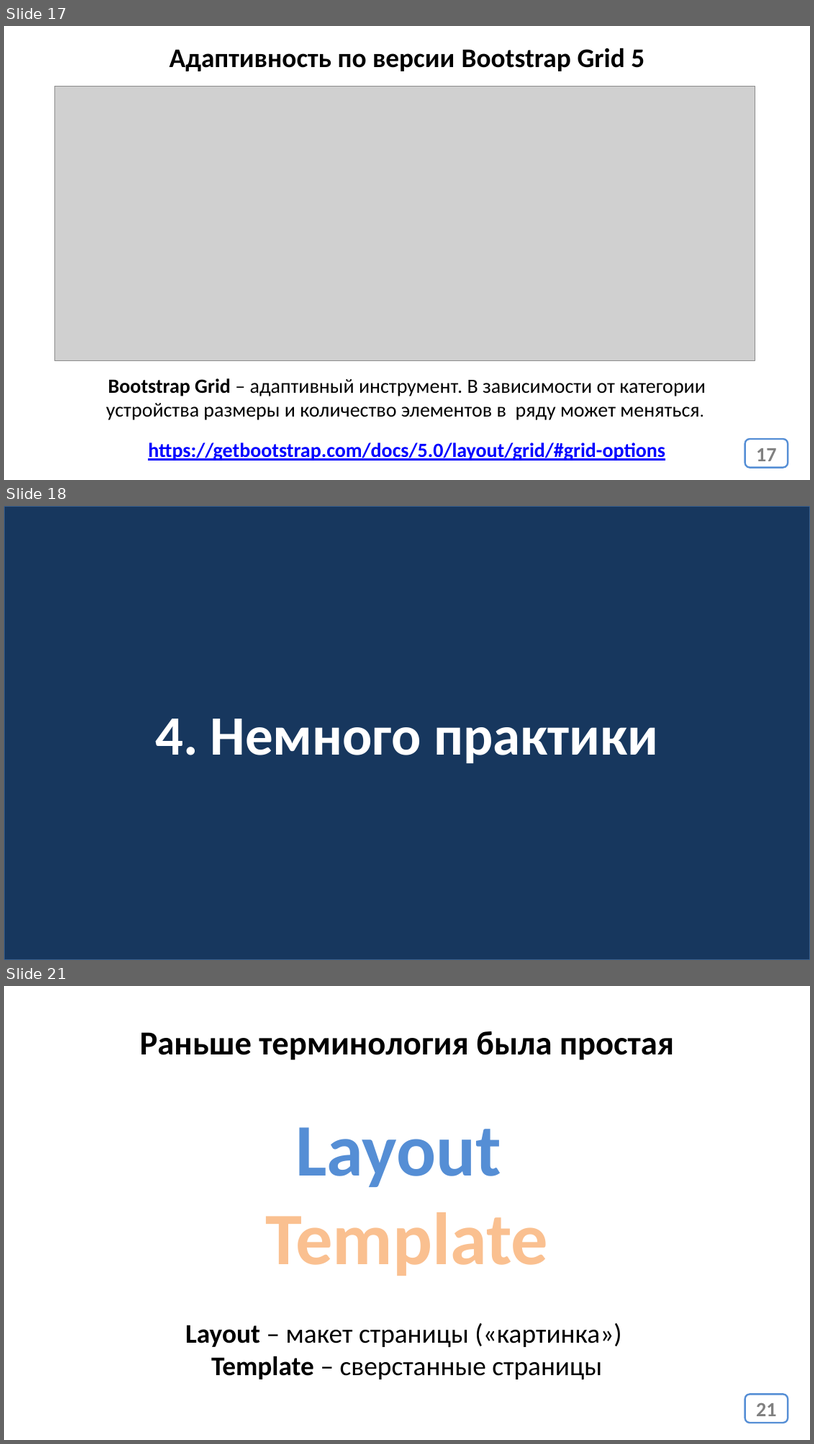
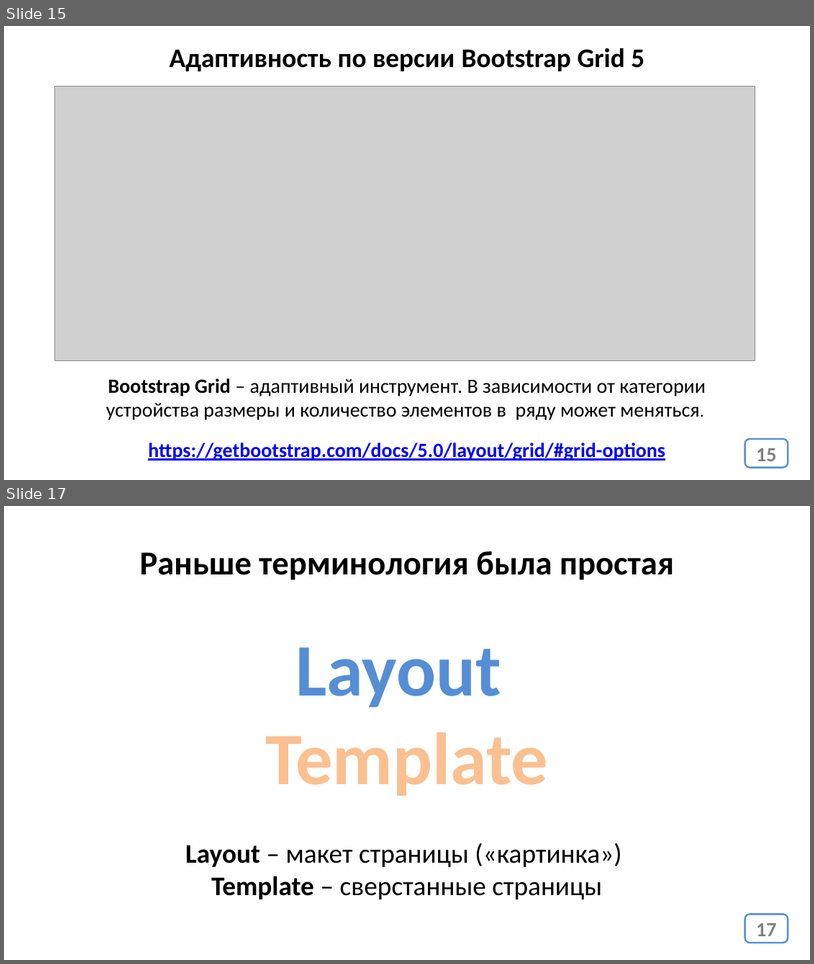
Before and after one commit to web40-ortdnipro/lesson16, a slide deck: lesson16.pptx. Shown one above the other, each under a label of ours: slides 17, 18 and 21 before the commit, slides 15 and 17 after it; the slides between them are not shown. The pictures are 814x1444 and 814x964 pixels, drawn with LibreOffice and Linux fonts; fonts in the diff are those of the drawing; grey boxes stand for pictures. Boxes give left, top, right and bottom in pixels: in the first picture for what was removed or moved away, otherwise in the second. Text is boxed around its words. In the diff, an @@ line names an element or a change of style, - is before the commit and + after.

```diff
--- a/lesson16.pptx
+++ b/lesson16.pptx
@@ slide 18 removed at (4,506,810,960), background #FFFFFF @@
@@ rectangle removed at (4,506,810,960) @@
-4. Немного практики
@@ what was slide 17 is now slide 15 @@
@@ page number at (756,448,777,461): text changed @@
-17
+15
@@ what was slide 21 is now slide 17 @@
@@ page number at (756,923,777,936): text changed @@
-21
+17
```
Also in this commit, not shown: 6 slides changed, 3 other slides removed, 1 other file.
